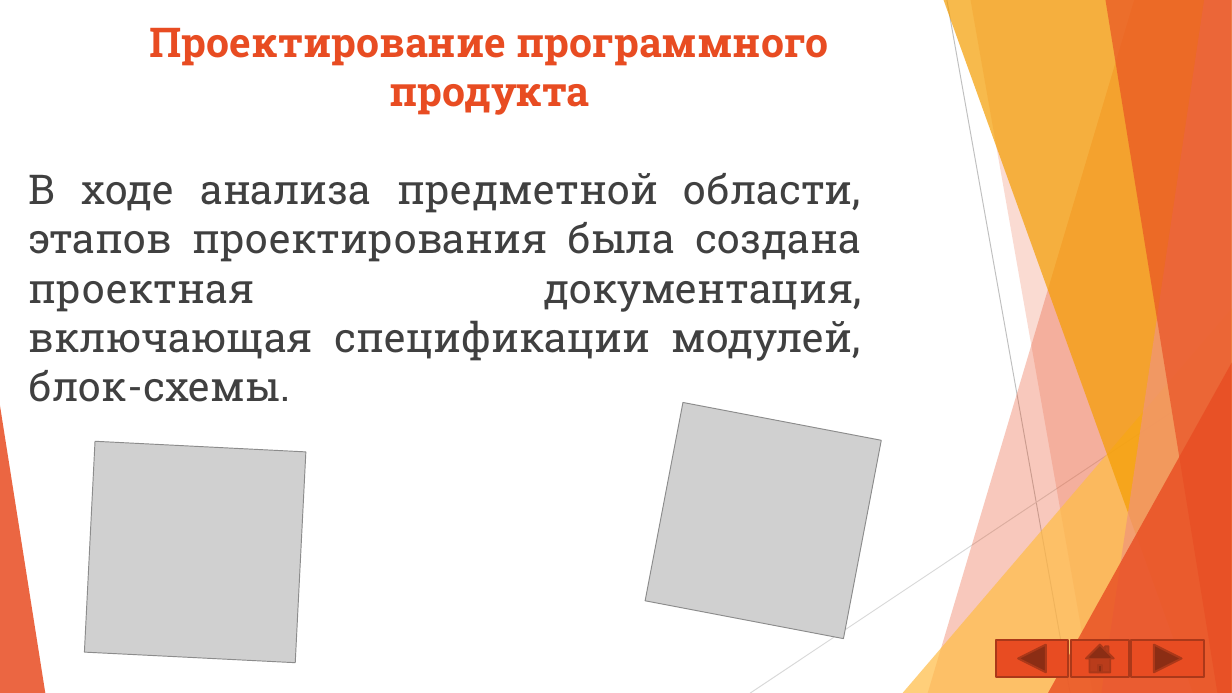
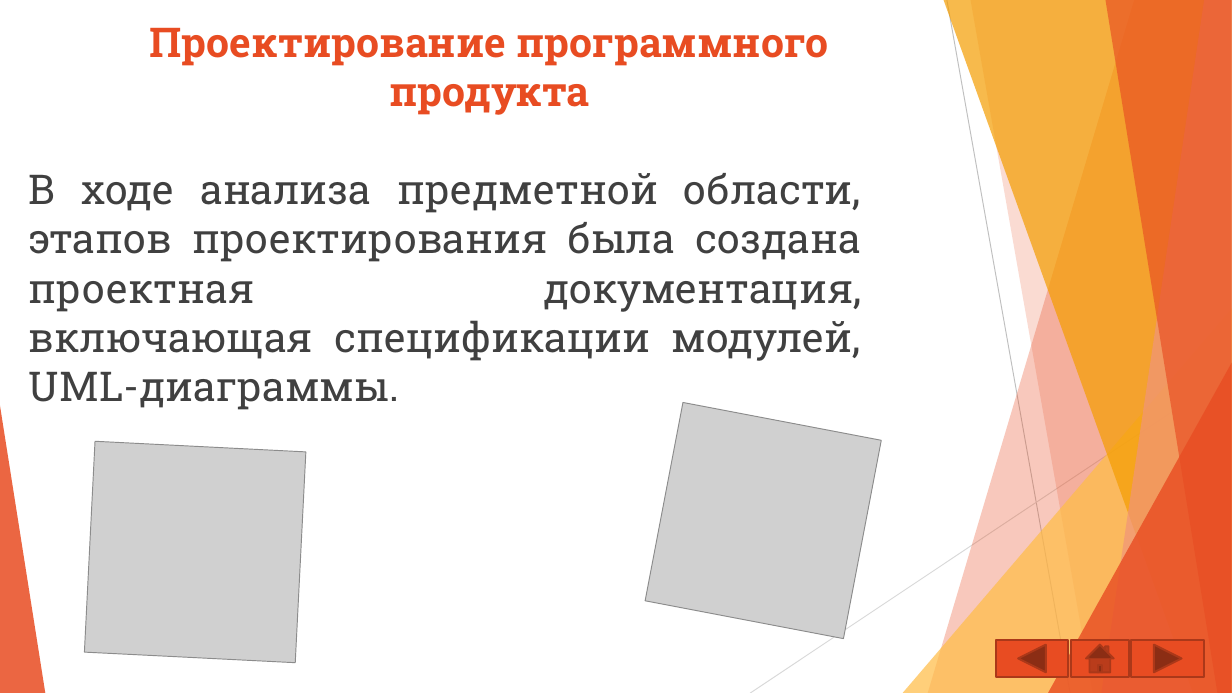
Before and after one commit to Cookie37r/kyrsach, a slide deck: slide 5 of Курсовой Кучеровский/Курсовой проект TaskMaster.pptx. Drawn at 1232x693 pixels with LibreOffice and Linux fonts; fonts in the diff are those of the drawing; grey boxes stand for pictures. Boxes give left, top, right and bottom in pixels: in the first picture for what was removed or moved away, otherwise in the second. Text is boxed around its words. In the diff, an @@ line names an element or a change of style, - is before the commit and + after.

```diff
--- a/Курсовой Кучеровский/Курсовой проект TaskMaster.pptx
+++ b/Курсовой Кучеровский/Курсовой проект TaskMaster.pptx
@@ text at box(29, 173, 861, 410): text changed @@
-В ходе анализа предметной области, этапов проектирования была создана проектная документация, включающая спецификации модулей, блок-схемы.
+В ходе анализа предметной области, этапов проектирования была создана проектная документация, включающая спецификации модулей, UML-диаграммы.
```
